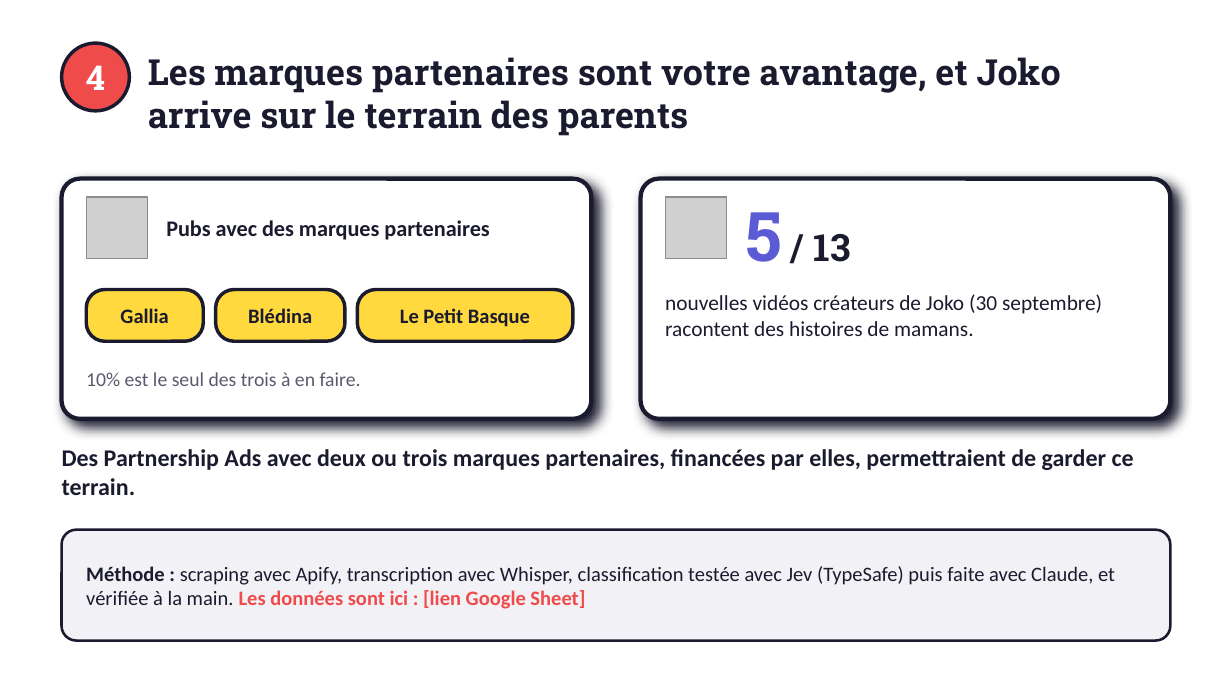
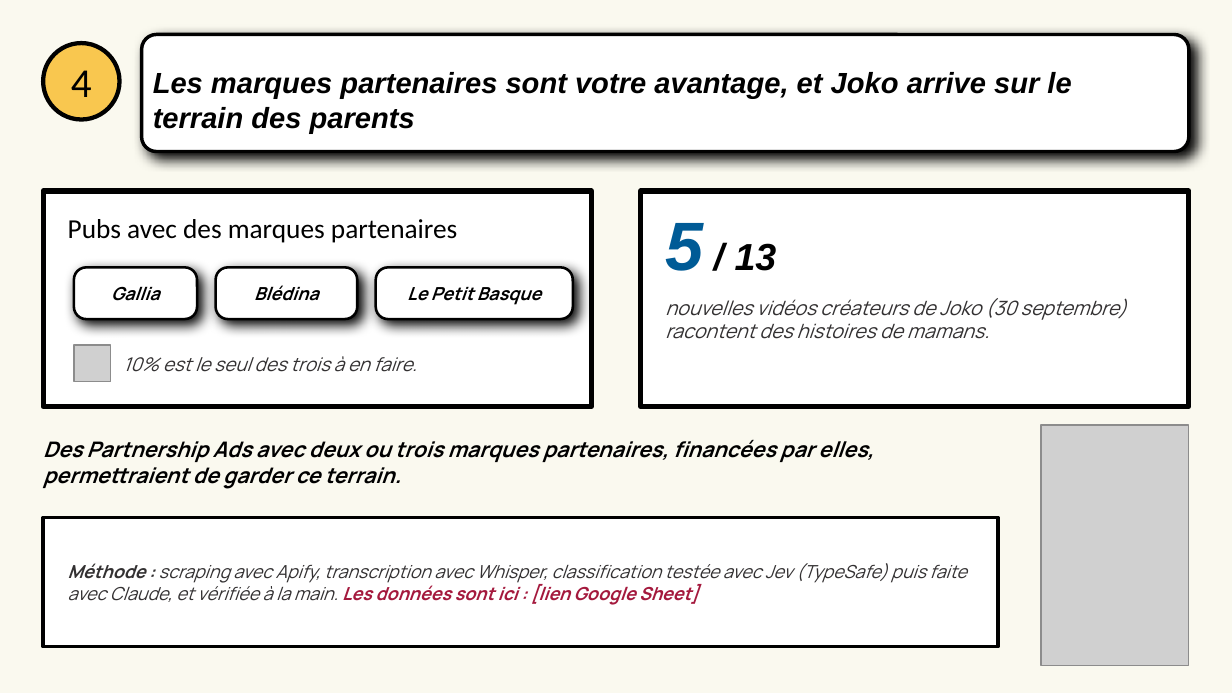
Before and after one commit to baghdadbenkridda01-afk/meta-ads---10-pourcent, a slide deck: slide 5 of deck/10pourcent_report.pptx. Drawn at 1232x693 pixels with LibreOffice and Linux fonts; fonts in the diff are those of the drawing; grey boxes stand for pictures. Boxes give left, top, right and bottom in pixels: in the first picture for what was removed or moved away, otherwise in the second. Text is boxed around its words. In the diff, an @@ line names an element or a change of style, - is before the commit and + after.

```diff
--- a/deck/10pourcent_report.pptx
+++ b/deck/10pourcent_report.pptx
@@ background #FFFFFF to #FAF9EF @@
@@ text "4": place and size @@
-text "4" at [86, 65, 105, 90]
+text "4" at [71, 70, 92, 97]
@@ text "4" at [71, 70, 92, 97]: size 20 to 24 pt, font Roboto Slab to Calibri, text colour #FFFFFF to #000000, bold off @@
@@ ellipse: place and size @@
-ellipse at [62, 43, 129, 111]
+ellipse at [43, 43, 120, 120]
@@ ellipse at [43, 43, 120, 120]: fill #EF4B4B to #F9C74F; outline #1B1B2F 2 pt to #000000 2.5 pt @@
@@ rounded rectangle "Les marques partenaires sont votre ...": place and size @@
-rounded rectangle "Les marques partenaires sont votre ..." at [148, 57, 1061, 136]
+rounded rectangle "Les marques partenaires sont votre ..." at [142, 34, 1189, 152]
@@ rounded rectangle "Les marques partenaires sont votre ..." at [142, 34, 1189, 152]: size 21 to 17 pt, font Roboto Slab to Arial, text colour #1B1B2F to #000000, italic on; fill none to #FFFFFF; outline none to #000000 2 pt; shadow on @@
@@ rectangle: place and size @@
-rectangle at [62, 179, 591, 419]
+rectangle at [43, 191, 591, 407]
@@ rectangle at [43, 191, 591, 407]: rounded rectangle to rectangle; outline #1B1B2F 2.5 pt to #000000 3 pt; shadow off @@
@@ text "Pubs avec des marques partenaires": place and size @@
-text "Pubs avec des marques partenaires" at [166, 220, 489, 240]
+text "Pubs avec des marques partenaires" at [68, 219, 457, 243]
@@ text "Pubs avec des marques partenaires" at [68, 219, 457, 243]: size 13 to 16 pt, text colour #1B1B2F to #000000, bold off @@
@@ picture removed at [86, 197, 148, 259] @@
@@ rectangle at [641, 191, 1189, 407]: rounded rectangle to rectangle; outline #1B1B2F 2.5 pt to #000000 3 pt; shadow off @@
@@ rectangle: place and size @@
-rectangle at [641, 179, 1170, 419]
+rectangle at [641, 191, 1189, 407]
@@ text "5 / 13": place and size @@
-text "5 / 13" at [745, 212, 851, 262]
+text "5 / 13" at [665, 223, 777, 271]
@@ text "5 / 13" at [665, 223, 777, 271]: font Roboto Slab to Arial, italic on; text colour #5B5BD6 to #005B96 in "5"; text colour #1B1B2F to #000000 in "/ 13" @@
@@ picture removed at [665, 197, 727, 259] @@
@@ rounded rectangle "Gallia": place and size @@
-rounded rectangle "Gallia" at [86, 290, 203, 341]
+rounded rectangle "Gallia" at [74, 267, 197, 319]
@@ rounded rectangle "Blédina": place and size @@
-rounded rectangle "Blédina" at [216, 290, 345, 341]
+rounded rectangle "Blédina" at [216, 267, 357, 319]
@@ size 12 to 10.5 pt, font Calibri to Manrope, text colour #1B1B2F to #000000, italic on; fill #FFD93D to #FFFFFF; outline #1B1B2F 2 pt to #000000 1.5 pt; shadow on; proportions changed in 3 elements at [74, 267, 197, 319], [216, 267, 357, 319], [376, 267, 573, 319] @@
@@ rounded rectangle "Le Petit Basque": place and size @@
-rounded rectangle "Le Petit Basque" at [357, 290, 573, 341]
+rounded rectangle "Le Petit Basque" at [376, 267, 573, 319]
@@ text "nouvelles vidéos créateurs de Joko ..." at [665, 298, 1126, 339]: size 12.5 to 11.5 pt, font Calibri to Manrope, text colour #1B1B2F to #333132, italic on @@
@@ picture added at [74, 345, 111, 382] @@
@@ text "10% est le seul des ...": place and size @@
-text "10% est le seul des ..." at [86, 372, 361, 386]
+text "10% est le seul des ..." at [123, 356, 417, 372]
@@ text "10% est le seul des ..." at [123, 356, 417, 372]: size 11.5 to 11 pt, font Calibri to Manrope, text colour #5A5A6E to #333132, italic on @@
@@ text "Des Partnership Ads avec deux ...": place and size @@
-text "Des Partnership Ads avec deux ..." at [62, 449, 1134, 495]
+text "Des Partnership Ads avec deux ..." at [43, 440, 874, 489]
@@ text "Des Partnership Ads avec deux ..." at [43, 440, 874, 489]: size 14 to 12.5 pt, font Calibri to Manrope, text colour #1B1B2F to #000000, italic on @@
@@ picture added at [1041, 425, 1189, 665] @@
@@ rectangle added at [43, 517, 998, 647], fill #FFFFFF, outline #000000 2 pt @@
@@ rounded rectangle removed at [62, 530, 1170, 641] @@
@@ text "Méthode : scraping avec Apify, ...": place and size @@
-text "Méthode : scraping avec Apify, ..." at [86, 566, 1115, 609]
+text "Méthode : scraping avec Apify, ..." at [68, 563, 966, 605]
@@ text "Méthode : scraping avec Apify, ..." at [68, 563, 966, 605]: size 12 to 10.5 pt, font Calibri to Manrope, italic on; text colour #1B1B2F to #333132 in "Méthode : scraping avec Apify, transcription avec ..."; text colour #EF4B4B to #A4193D in "Les données sont ici : [lien Google ..." @@
```
Also in this commit, not shown: 4 other slides changed, 5 other files.
